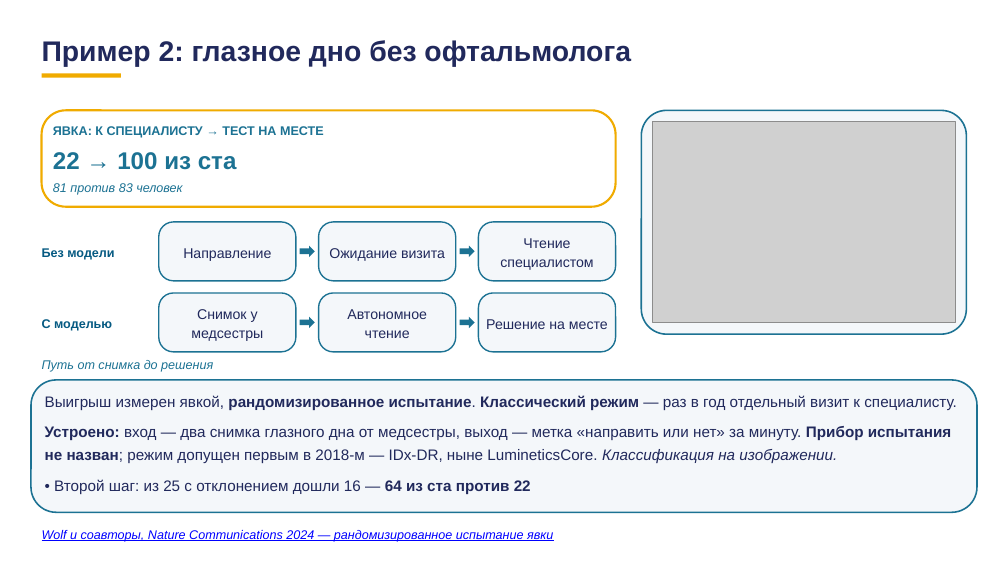
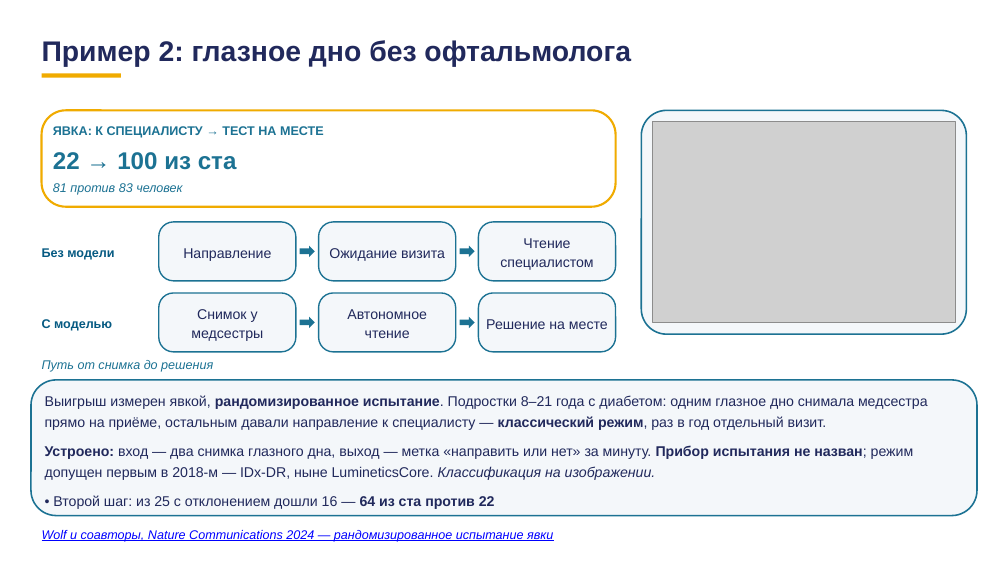
Before and after one commit to tellina-study/AI-usage-lessons, a slide deck: slide 17 of library/lectures/lec-07/rework/deck/lec-07-karkas.pptx. Drawn at 1008x567 pixels with LibreOffice and Linux fonts; fonts in the diff are those of the drawing; grey boxes stand for pictures. Boxes give left, top, right and bottom in pixels: in the first picture for what was removed or moved away, otherwise in the second. Text is boxed around its words. In the diff, an @@ line names an element or a change of style, - is before the commit and + after.

```diff
--- a/library/lectures/lec-07/rework/deck/lec-07-karkas.pptx
+++ b/library/lectures/lec-07/rework/deck/lec-07-karkas.pptx
@@ rounded rectangle at box(31, 380, 977, 516): proportions changed @@
@@ text at box(45, 395, 928, 480): text changed; size 14.5 to 13.5 pt @@
-Выигрыш измерен явкой, рандомизированное испытание. Классический режим — раз в год отдельный визит к специалисту.
-Устроено: вход — два снимка глазного дна от медсестры, выход — метка «направить или нет» за минуту. Прибор испытания не назван; режим допущен первым в 2018-м — IDx-DR, ныне LumineticsCore. Классификация на изображении.
+Выигрыш измерен явкой, рандомизированное испытание. Подростки 8–21 года с диабетом: одним глазное дно снимала медсестра прямо на приёме, остальным давали направление к специалисту — классический режим, раз в год отдельный визит.
+Устроено: вход — два снимка глазного дна, выход — метка «направить или нет» за минуту. Прибор испытания не назван; режим допущен первым в 2018-м — IDx-DR, ныне LumineticsCore. Классификация на изображении.
@@ text at box(53, 495, 495, 509): size 14.5 to 13.5 pt in "• Второй шаг: из 25 с отклонением ..." @@
```
Also in this commit, not shown: 32 other slides changed, 1 other file.
